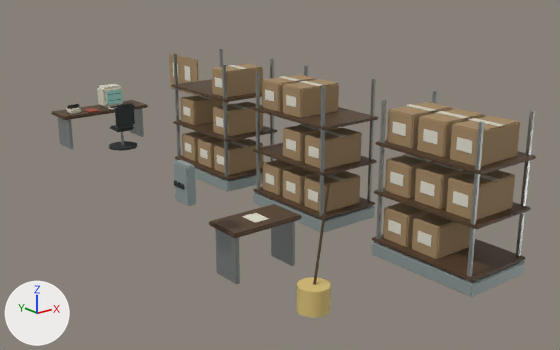
What one commit did to the glTF model assets/models/backrooms.glb.
Rendered twice from a camera (50 mm lens) standing at (-0.24, -11.25, 4.69) and looking at (7.99, -0.97, 0.58). Lighting does not change. The marker at lower left points along +X, +Y and +Z. The older version comes first. Vertices at exactly the same position are counted once.

Script lines for the objects in view, before the commit:
```python
me_office_desk = bpy.data.meshes.new('Office desk')
me_office_desk.from_pydata(...)  # 2880 vertices, 5244 faces; spans x -2.78..1.31, y -10.7..0.38, z -0.74..1.66
me_office_desk.materials.append(mat_wood)  # picture img_wood
me_office_desk.materials.append(mat_steel)  # grey #a6aaa8
me_office_desk.materials.append(mat_cream)  # pale yellow #d7d3c0
me_office_desk.materials.append(mat_screen)  # cyan #61867e, glowing dark cyan #52726b
me_office_desk.materials.append(mat_dark)  # dark grey #2c3230
me_office_desk.materials.append(mat_red)  # red #a24835
me_office_desk.materials.append(mat_cardboard)  # brown #a48965
me_office_desk.materials.append(mat_paper)  # light grey #e1ddce
me_office_desk.materials.append(mat_shelf)  # grey #99a6a4
me_office_desk.materials.append(mat_yellow)  # yellow #d7bd76
ob_backrooms = bpy.data.objects.new('backrooms', me_office_desk)
ob_backrooms.location = (7.6, 5.25, 0.74)
```
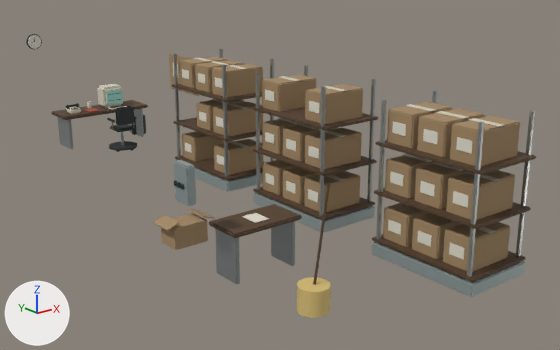
Patch to the scene script:
```diff
--- a/assets/models/backrooms.glb.py
+++ b/assets/models/backrooms.glb.py
@@ mat_rubber @@
+mat_rubber = principled_material('rubber')
+mat_rubber.base_color = (0.018, 0.021, 0.02)  # black #242827
+mat_rubber.roughness = 0.95
@@ me_office_desk @@
 # used by ob_backrooms; location = (7.6, 5.25, 0.74)
-me_office_desk.from_pydata(...)  # 2880 vertices, 5244 faces; spans x -2.78..1.31, y -10.7..0.38, z -0.74..1.66
+me_office_desk.from_pydata(...)  # 3960 vertices, 7248 faces; spans x -2.78..1.31, y -10.7..0.62, z -0.74..1.78
+# me_office_desk part 1: the loose piece of 32 vertices spanning x -0.22..0.22, y -1.24..-1.18, z -0.19..0.32 is scaled about its middle by (0.0282, 0.167, 0.461), then moved by (-0.26, 0.11, -0.21), in mat_steel (grey #a6aaa8)
+# me_office_desk part 2: the loose piece of 32 vertices spanning x 0.23..1.08, y -3.7..-3.2, z 0.27..0.77 is scaled about its middle by (0.0123, 0.0222, 0.434), then moved by (-0.39, 2.35, -0.66), in mat_steel (grey #a6aaa8)
+# me_office_desk part 3: the loose piece of 8 vertices spanning x 0.59..0.71, y -3.7..-3.2, z 0.77..0.78 is moved by (0.0, -0.58, 0.0)
+# me_office_desk part 4: the loose piece of 8 vertices spanning x 0.59..0.71, y -6.97..-6.49, z 1.52..1.53 is moved by (0.0, 2.7, 0.0)
+# me_office_desk part 5: a new loose piece, a box spanning x 0.59..0.71, y -7.555..-7.065, z 1.522..1.528, in mat_cream (pale yellow #d7d3c0)
+# me_office_desk part 6: a new loose piece, a box spanning x 0.59..0.71, y -10.555..-10.065, z 0.022..0.028, in mat_cream (pale yellow #d7d3c0)
+# me_office_desk part 7: the loose piece of 32 vertices spanning x -0.85..-0.55, y -0.14..-0.06, z 0.15..0.23 is scaled about its middle by (0.744, 0.642, 0.571), then moved by (0.0, 0.05, 0.01)
+# me_office_desk part 8: the loose piece of 32 vertices spanning x 0.23..1.08, y -4.27..-3.78, z -0.48..0.02 is scaled about its middle by (0.0299, 0.0359, 0.0098), then moved by (-1.41, 3.88, 0.38), in mat_dark (dark grey #2c3230)
+# me_office_desk part 9: the loose piece of 32 vertices spanning x 0.23..1.08, y -6.97..-6.49, z 1.02..1.52 is scaled about its middle by (0.0299, 0.0359, 0.0098), then moved by (-1.41, 6.55, -1.12), in mat_dark (dark grey #2c3230)
+# me_office_desk part 10: a new loose piece, a 32-sided cylinder along y spanning x -1.37..-1.03, y 0.582..0.617, z 1.44..1.78, in mat_dark (dark grey #2c3230)
+# me_office_desk part 11: a new loose piece, a 24-sided cylinder along z spanning x 0.83..1.17, y -0.12..0.22, z -0.74..-0.3, in mat_dark (dark grey #2c3230)
+# me_office_desk part 12: the loose piece of 8 vertices spanning x 0.22, y -4.15..-3.9, z -0.31..-0.14 is deleted
+# me_office_desk part 13: the loose piece of 8 vertices spanning x 0.22, y -3.58..-3.33, z 0.44..0.61 is deleted
+# me_office_desk part 14: the loose piece of 8 vertices spanning x 0.22, y -6.86..-6.61, z 1.19..1.37 is deleted
+# me_office_desk part 15: 208 vertices added at x -1.35..0.22, y -1.25..0.58, z -0.13..1.76
+# me_office_desk part 16: 120 vertices added at x 0.22..1.08, y -4.27..-3.2, z 0.27..1.52
+# me_office_desk part 17: 80 vertices added at x 0.22..1.08, y -7.55..-5.91, z 0.27..1.52
+# me_office_desk part 18: 48 vertices added at x -2.28..-1.42, y -6.82..-6.38, z -0.74..-0.29
+# me_office_desk part 19: 40 vertices added at x 0.22..1.08, y -10.55..-10.06, z -0.48..0.02
+# other edits to the shape of me_office_desk do not show in these pictures
 me_office_desk.materials.append(mat_wood)
@@ me_office_desk @@
 me_office_desk.materials.append(mat_yellow)
+me_office_desk.materials.append(mat_rubber)  # black #242827
```

Pixel boxes [x1, y1, x2, y2] of what changed, in the pictures (560 x 350 px; the box of a moved part takes in the faces that stretch with it):
'backrooms', reshaped: before [51, 49, 536, 318]; after [26, 34, 536, 318]
part 1 of me_office_desk, moved or reshaped (not visible afterwards): before [115, 103, 135, 128]
part 2 of me_office_desk, moved or reshaped (not visible afterwards): before [181, 96, 228, 125]
part 3 of me_office_desk, moved or reshaped: before [196, 94, 213, 99]; after [211, 99, 230, 104]
part 4 of me_office_desk, moved or reshaped: before [300, 81, 322, 86]; after [212, 61, 230, 65]
part 5 of me_office_desk, added: after [324, 86, 348, 91]
part 6 of me_office_desk, added: after [478, 227, 495, 233]
part 7 of me_office_desk, moved or reshaped: before [67, 104, 80, 109]; after [69, 104, 76, 107]
part 8 of me_office_desk, moved or reshaped (not visible afterwards): before [198, 137, 246, 168]
part 9 of me_office_desk, moved or reshaped (not visible afterwards): before [283, 79, 339, 118]
part 10 of me_office_desk, added: after [26, 34, 42, 49]
part 11 of me_office_desk, added: after [132, 115, 146, 135]
part 12 of me_office_desk, deleted: before [200, 148, 208, 159]
part 13 of me_office_desk, deleted: before [183, 106, 190, 116]
part 14 of me_office_desk, deleted: before [286, 95, 296, 107]
part 15 of me_office_desk, added: after [28, 35, 135, 126]
part 16 of me_office_desk, added: after [179, 57, 245, 131]
part 17 of me_office_desk, added: after [262, 84, 363, 154]
part 18 of me_office_desk, added (brown): after [153, 209, 214, 250]
part 19 of me_office_desk, added: after [443, 222, 510, 272]
